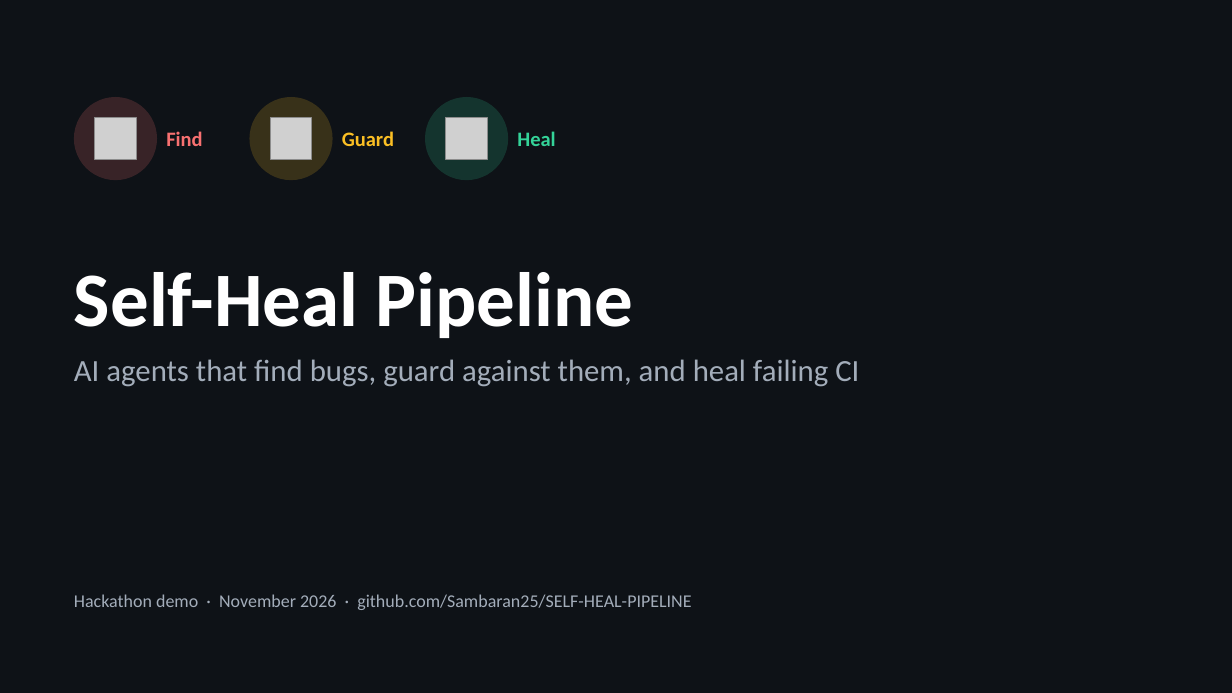
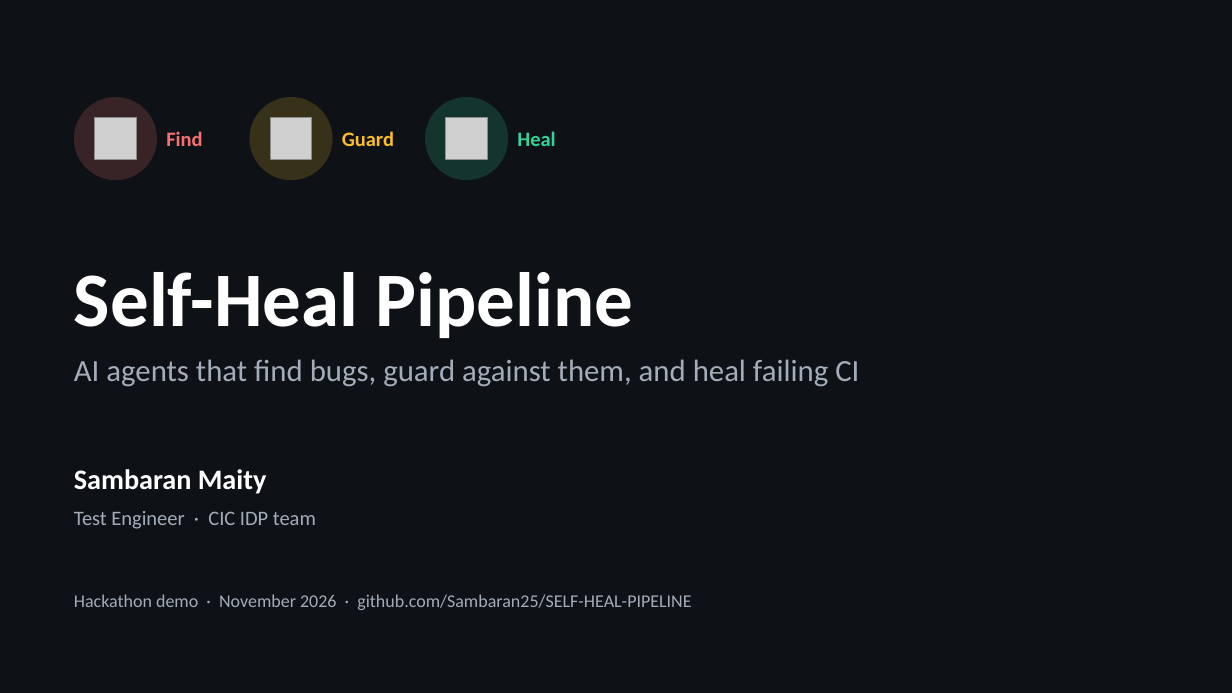
Before and after one commit to Sambaran25/SELF-HEAL-PIPELINE, a slide deck: slide 1 of presentation/self-heal-pipeline.pptx. Drawn at 1232x693 pixels with LibreOffice and Linux fonts; fonts in the diff are those of the drawing; grey boxes stand for pictures. Boxes give left, top, right and bottom in pixels: in the first picture for what was removed or moved away, otherwise in the second. Text is boxed around its words. In the diff, an @@ line names an element or a change of style, - is before the commit and + after.

```diff
--- a/presentation/self-heal-pipeline.pptx
+++ b/presentation/self-heal-pipeline.pptx
@@ text added at [74,469,267,494], 22 pt, text #FFFFFF, bold @@
+Sambaran Maity
@@ text added at [74,511,316,529], 16 pt, text #A3ADBA @@
+Test Engineer · CIC IDP team
```
